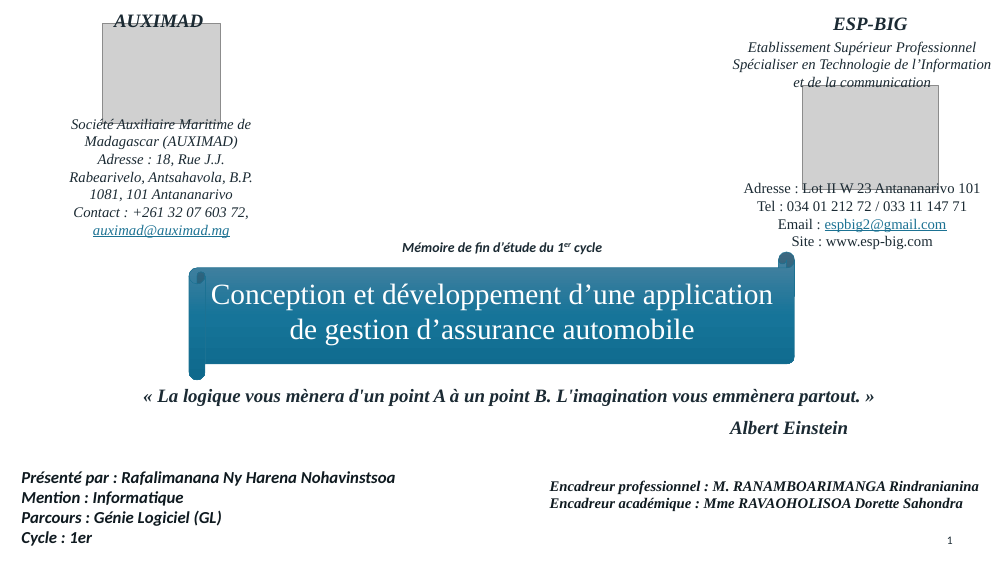
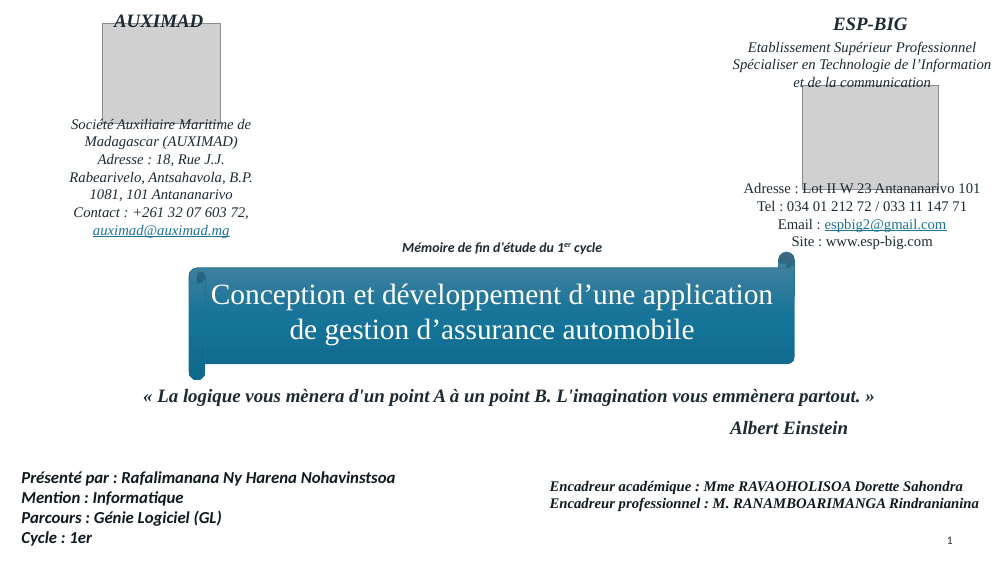
Before and after one commit to LaithSama/AUXIDRIVE, a slide deck: slide 1 of Sources/Conception et developpement d'une application de gestion d'assurance automobile - soutenance.pptx. Drawn at 1008x567 pixels with LibreOffice and Linux fonts; fonts in the diff are those of the drawing; grey boxes stand for pictures. Boxes give left, top, right and bottom in pixels: in the first picture for what was removed or moved away, otherwise in the second. Text is boxed around its words. In the diff, an @@ line names an element or a change of style, - is before the commit and + after.

```diff
--- a/Sources/Conception et developpement d'une application de gestion d'assurance automobile - soutenance.pptx
+++ b/Sources/Conception et developpement d'une application de gestion d'assurance automobile - soutenance.pptx
@@ text at [550,480,979,511]: text changed @@
-Encadreur professionnel : M. RANAMBOARIMANGA Rindranianina Encadreur académique : Mme RAVAOHOLISOA Dorette Sahondra
+Encadreur académique : Mme RAVAOHOLISOA Dorette Sahondra
+Encadreur professionnel : M. RANAMBOARIMANGA Rindranianina
```
Also in this commit, not shown: 3 slides removed, 32 other files.
